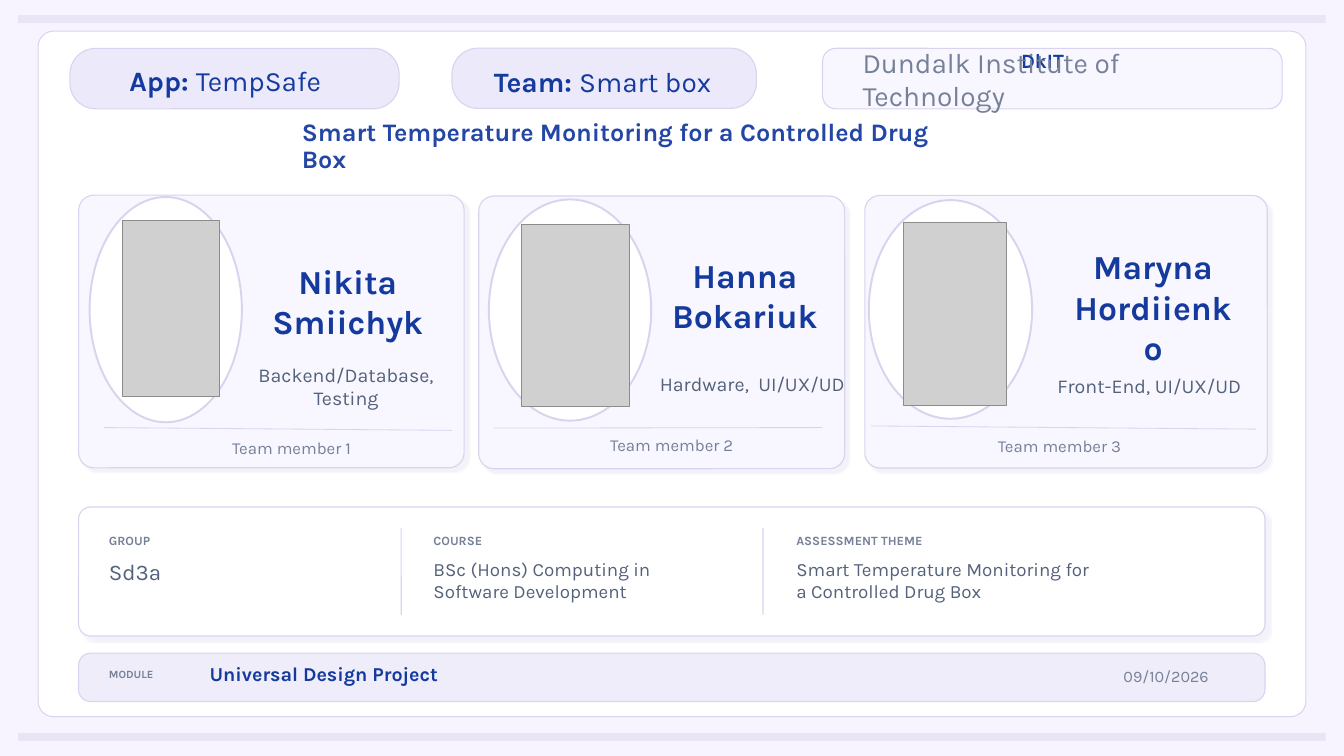
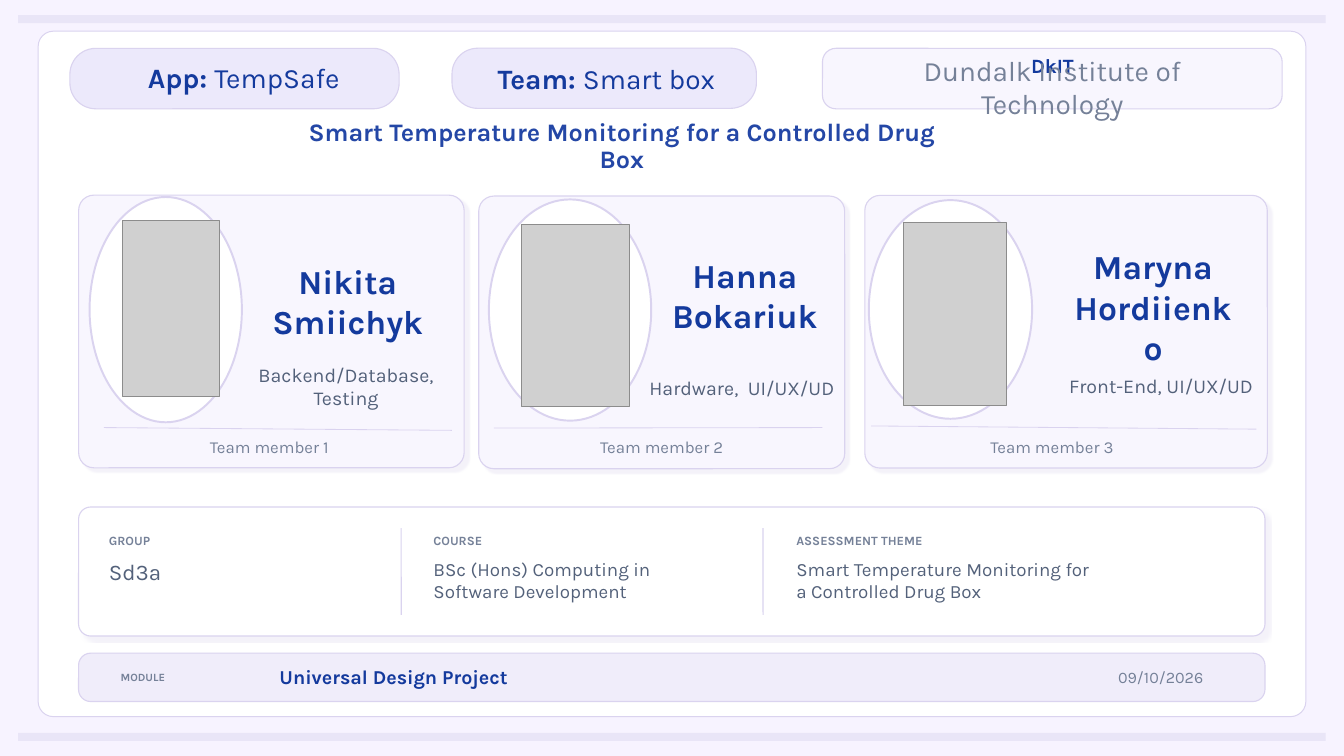
Before and after one commit to nikitsya/Smart-Box, a slide deck: slide 1 of docs/presentation/TempSafe_Elevator_Pitch.pptx. Drawn at 1344x756 pixels with LibreOffice and Linux fonts; fonts in the diff are those of the drawing; grey boxes stand for pictures. Boxes give left, top, right and bottom in pixels: in the first picture for what was removed or moved away, otherwise in the second. Text is boxed around its words. In the diff, an @@ line names an element or a change of style, - is before the commit and + after.

```diff
--- a/docs/presentation/TempSafe_Elevator_Pitch.pptx
+++ b/docs/presentation/TempSafe_Elevator_Pitch.pptx
@@ text "Dundalk Institute of Technology": place and size @@
-text "Dundalk Institute of Technology" at (863, 54, 1120, 113)
+text "Dundalk Institute of Technology" at (924, 59, 1181, 121)
@@ alignment left to centre in 9 elements at (309, 123, 935, 169), (1069, 378, 1252, 395), (279, 670, 507, 689), (121, 674, 165, 681), (498, 70, 715, 90), (148, 68, 339, 95), (1031, 59, 1074, 78), (924, 59, 1181, 121), (649, 380, 834, 397) @@
@@ text "Hardware, UI/UX/UD": place and size @@
-text "Hardware, UI/UX/UD" at (660, 376, 844, 393)
+text "Hardware, UI/UX/UD" at (649, 380, 834, 397)
@@ text "Team member 1": place and size @@
-text "Team member 1" at (232, 442, 351, 454)
+text "Team member 1" at (210, 441, 329, 453)
@@ text "Team member 2": place and size @@
-text "Team member 2" at (610, 439, 733, 451)
+text "Team member 2" at (600, 441, 723, 453)
@@ text "Team member 3": place and size @@
-text "Team member 3" at (998, 440, 1121, 452)
+text "Team member 3" at (990, 441, 1114, 453)
@@ text "09/10/2026" at (1118, 671, 1203, 684): alignment right to centre @@
```
Also in this commit, not shown: 2 other slides changed, 1 slide added.
